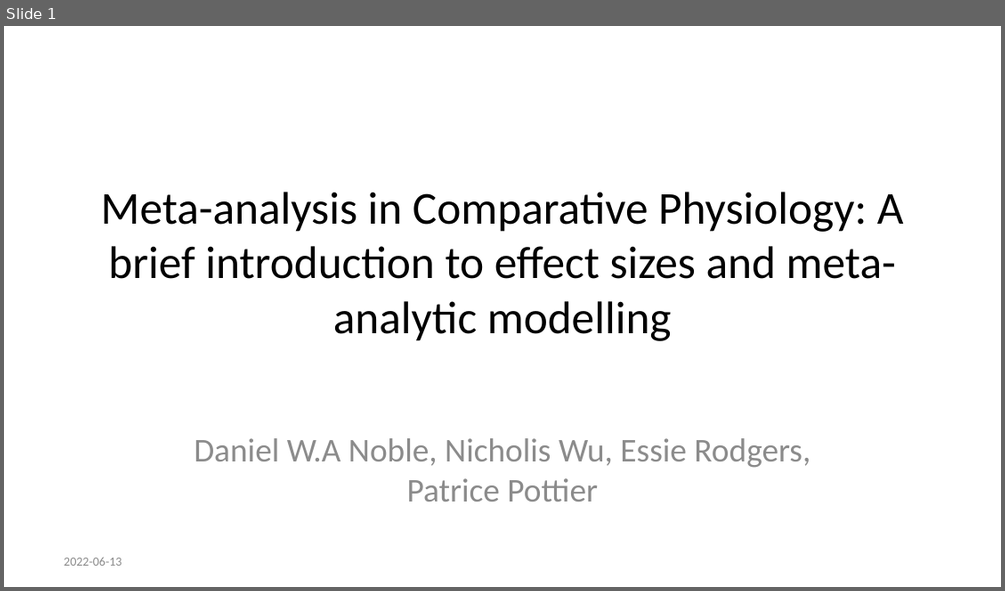
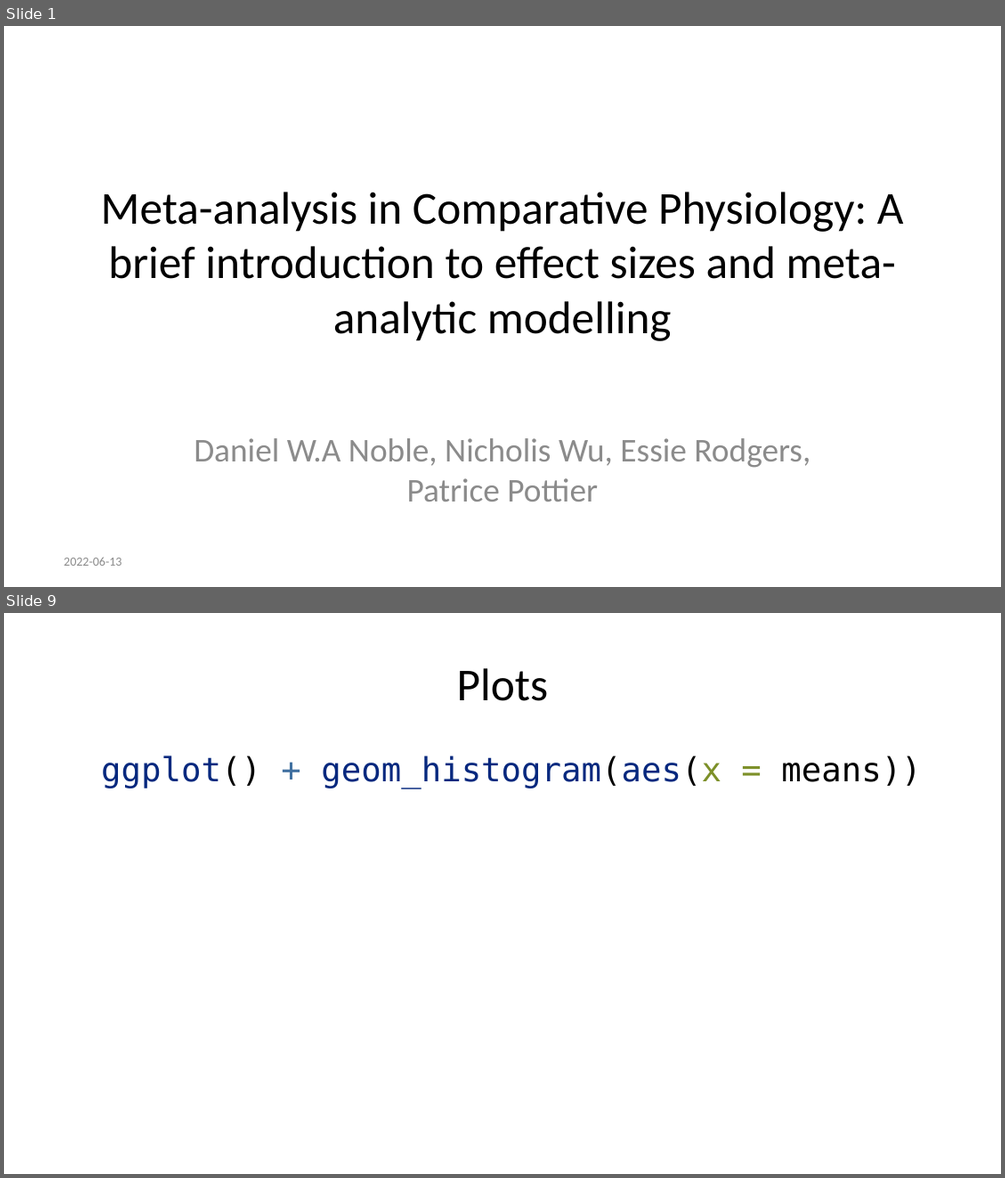
Before and after one commit to daniel1noble/meta-workshop, a slide deck: slides/code_slides.pptx. Shown one above the other, each under a label of ours: slide 1 before the commit, slides 1 and 9 after it; the slides between them are not shown. The pictures are 1005x591 and 1005x1178 pixels, drawn with LibreOffice and Linux fonts; fonts in the diff are those of the drawing. Boxes give left, top, right and bottom in pixels: in the first picture for what was removed or moved away, otherwise in the second. Text is boxed around its words. In the diff, an @@ line names an element or a change of style, - is before the commit and + after.

```diff
--- a/slides/code_slides.pptx
+++ b/slides/code_slides.pptx
@@ slide 9 added at [4, 613, 1001, 1174], background #FFFFFF @@
@@ title added at [457, 668, 548, 701], 33 pt, text #000000 @@
+Plots
@@ text added at [101, 755, 921, 788], 24 pt, text #06287E @@
+ggplot() + geom_histogram(aes(x = means))
```
Also in this commit, not shown: 12 other slides added, 2 slides removed, 1 other file.
